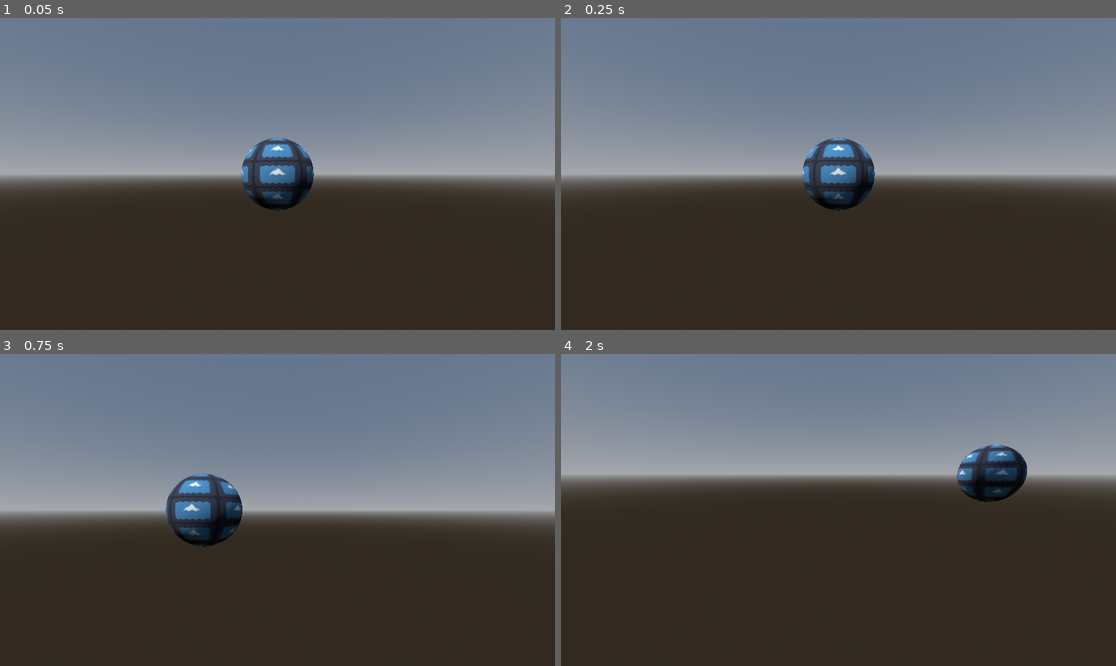
Above: before the commit, frames 1-4 (two rows, left to right).
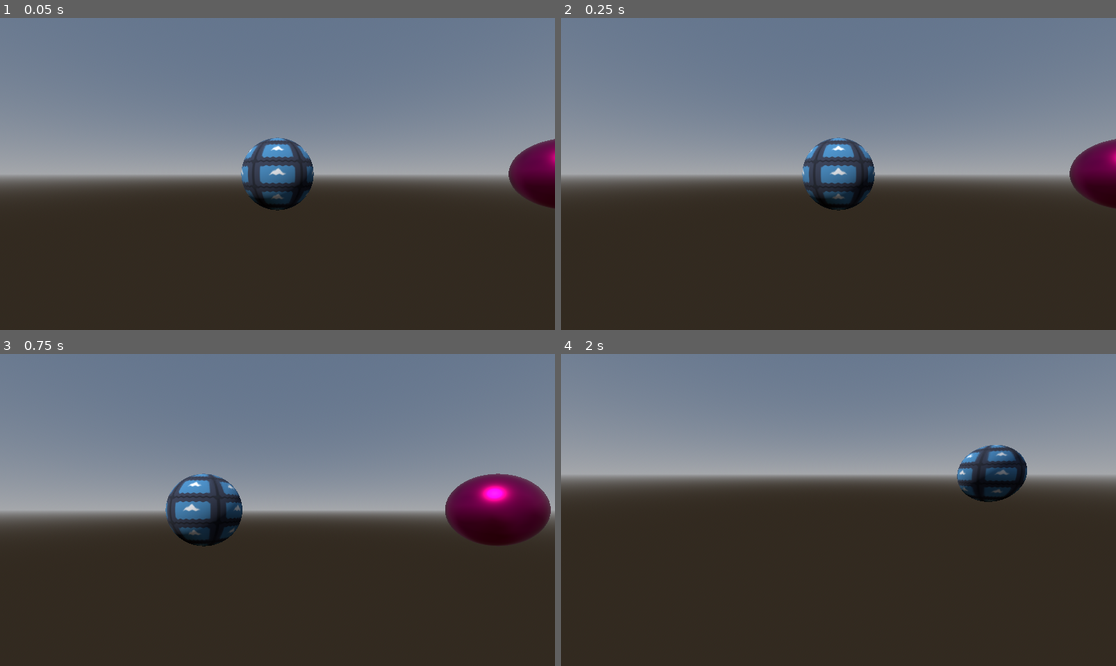
Above: after the commit, the same moments.

Repository: hipml/shaders
Game: Godot game, scene res://scenes/spatial_shaders.tscn
The game is run twice, just before and just after one commit, with the same random seed, the same clock (stepped at 60 frames per second) and the same inputs. The engine's default icon, where the game draws it, is replaced by a stand-in: a white triangle on a blue panel in a dark square.
Inputs (mouse positions are in pixels of both pictures, inside the frame that each line leads up to):
- Up to frame 1 (0.05 s): no input
- Up to frame 2 (0.25 s): no input
- Up to frame 3 (0.75 s): tap Enter at 0.5 s; move the mouse to (399, 494) at 0.52 s; hold D (move_right) from 0.53 s (still down); hold Right mouse button (camera_move_mode) from 0.53 s (still down); click (399, 494) at 0.67 s
- Up to frame 4 (2 s): move the mouse to (810, 510) at 1.27 s; release D (move_right) at 1.28 s; release Right mouse button (camera_move_mode) at 1.28 s; hold W (move_forward) from 1.28 s (still down); tap Shift (camera_speed_up) at 1.35 s

The runs differ from the first frame. In frame 1, 1.4% of the frame differs, in the area x 91-100%, y 38-62%; in frame 2, 1.4%; in frame 3, 3.4%, in the area x 80-100%, y 38-62%; in frame 4, nothing differs.

Commit message:
metallic and roughness

Diff:
--- a/spatial-shaders/scenes/spatial_shaders.tscn
+++ b/spatial-shaders/scenes/spatial_shaders.tscn
@@ -1,9 +1,10 @@
-[gd_scene load_steps=10 format=3 uid="uid://lg3n8vkn5qi4"]
+[gd_scene load_steps=13 format=3 uid="uid://lg3n8vkn5qi4"]
 
 [ext_resource type="Script" path="res://scripts/spatial_shaders.gd" id="1_db346"]
 [ext_resource type="PackedScene" uid="uid://twg0tri4g6hr" path="res://scenes/camera_controller.tscn" id="1_p4cbf"]
 [ext_resource type="Shader" path="res://shaders/spatial_shaders.gdshader" id="3_vu18o"]
 [ext_resource type="Texture2D" uid="uid://dq50v6s4drwd1" path="res://icon.svg" id="4_y83vq"]
+[ext_resource type="Shader" path="res://shaders/pbr.gdshader" id="5_klg84"]
 
 [sub_resource type="ProceduralSkyMaterial" id="ProceduralSkyMaterial_7jfiy"]
 
@@ -23,6 +24,16 @@
 [sub_resource type="SphereMesh" id="SphereMesh_5gdlg"]
 material = SubResource("ShaderMaterial_itbom")
 
+[sub_resource type="ShaderMaterial" id="ShaderMaterial_on5sy"]
+render_priority = 0
+shader = ExtResource("5_klg84")
+shader_parameter/input_color = Color(0.873535, 0.0258066, 0.499646, 1)
+shader_parameter/metallic_pct = 1.0
+shader_parameter/roughness_pct = 0.333
+
+[sub_resource type="SphereMesh" id="SphereMesh_xwklm"]
+material = SubResource("ShaderMaterial_on5sy")
+
 [node name="SpatialShaders" type="Node3D"]
 script = ExtResource("1_db346")
 
@@ -39,3 +50,7 @@
 [node name="SphereExample" type="MeshInstance3D" parent="."]
 transform = Transform3D(-1, 0, -8.74228e-08, 0, 1, 0, 8.74228e-08, 0, -1, 0, 0, 0)
 mesh = SubResource("SphereMesh_5gdlg")
+
+[node name="SphereExample2" type="MeshInstance3D" parent="."]
+transform = Transform3D(-1, 0, -8.74228e-08, 0, 1, 0, 8.74228e-08, 0, -1, 4, 0, 0)
+mesh = SubResource("SphereMesh_xwklm")
--- /dev/null
+++ b/spatial-shaders/shaders/pbr.gdshader
@@ -0,0 +1,16 @@
+shader_type spatial;
+
+uniform vec3 input_color: source_color;
+uniform float metallic_pct:hint_range(0.0, 1.0) = 0.0;
+uniform float roughness_pct:hint_range(0.0, 1.0) = 1.0;
+
+
+void vertex() {
+	// Called for every vertex the material is visible on.
+}
+
+void fragment() {
+	METALLIC = metallic_pct;
+	ROUGHNESS = roughness_pct;
+	ALBEDO = input_color;
+}
